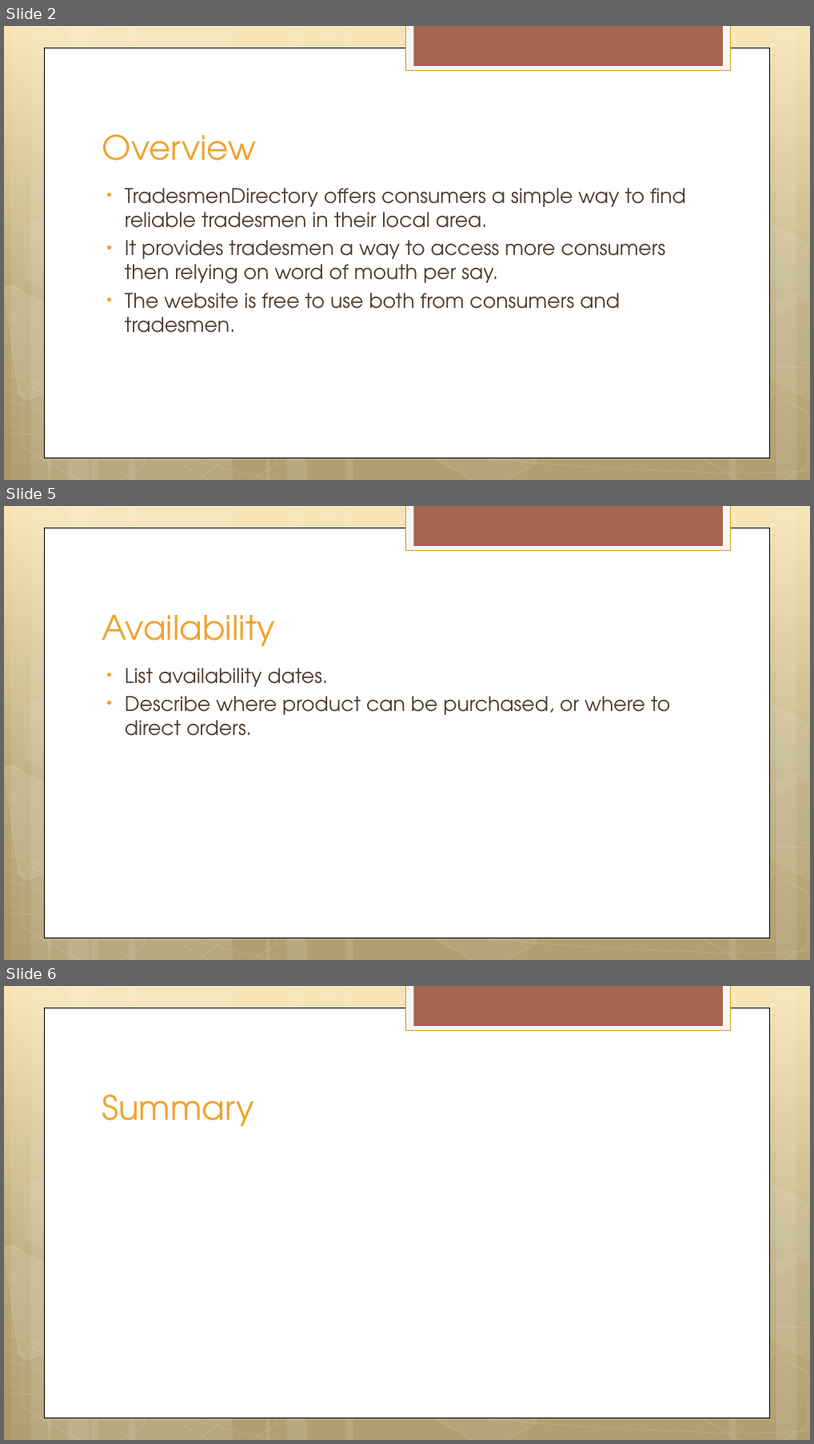
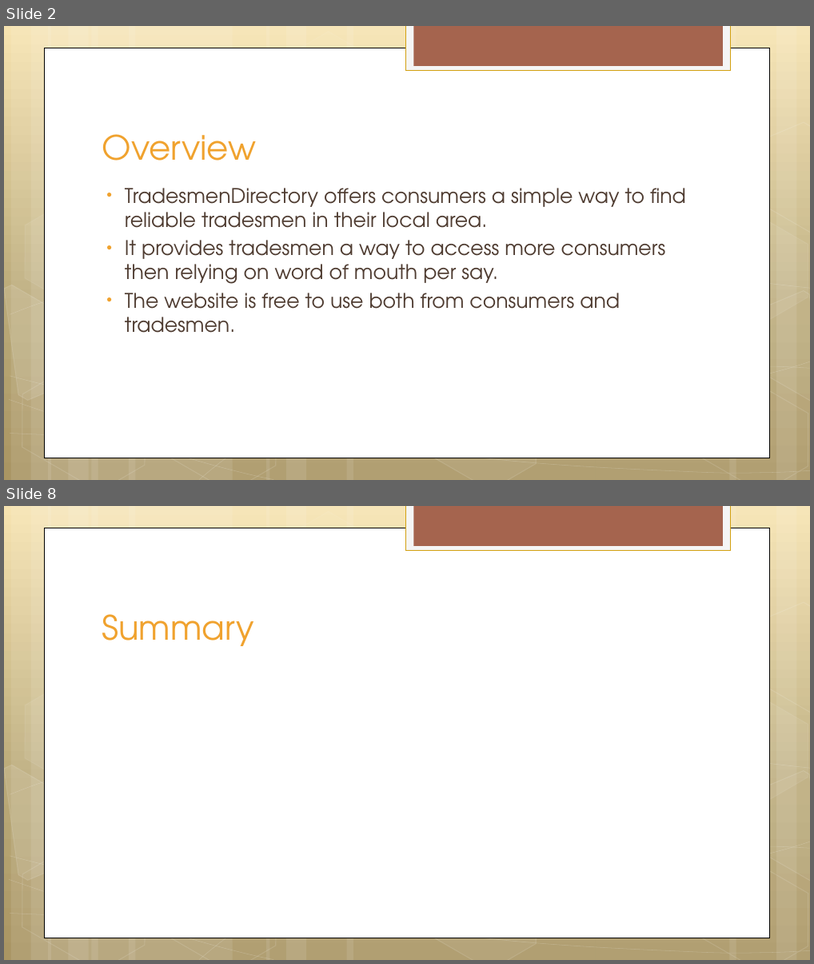
Before and after one commit to MehreenMalik/TradesmenDirectory, a slide deck: TradesmenDirectory.pptx. Shown one above the other, each under a label of ours: slides 2, 5 and 6 before the commit, slides 2 and 8 after it; the slides between them are not shown. The pictures are 814x1444 and 814x964 pixels, drawn with LibreOffice and Linux fonts; fonts in the diff are those of the drawing. Boxes give left, top, right and bottom in pixels: in the first picture for what was removed or moved away, otherwise in the second. Text is boxed around its words. In the diff, an @@ line names an element or a change of style, - is before the commit and + after.

```diff
--- a/TradesmenDirectory.pptx
+++ b/TradesmenDirectory.pptx
@@ slide 5 removed at bbox=[4, 506, 810, 960], background gradient #F6E4B0 to #BAA878 to #A99764; not listed: 30 template elements that a slide beside it also shows @@
@@ title removed at bbox=[102, 615, 275, 646] @@
-Availability
@@ text removed at bbox=[125, 668, 670, 736] @@
-• List availability dates.
-• Describe where product can be purchased, or where to direct orders.
@@ what was slide 6 is now slide 8 @@
```
Also in this commit, not shown: 1 slide changed, 4 slides added, 1 other slide removed.
